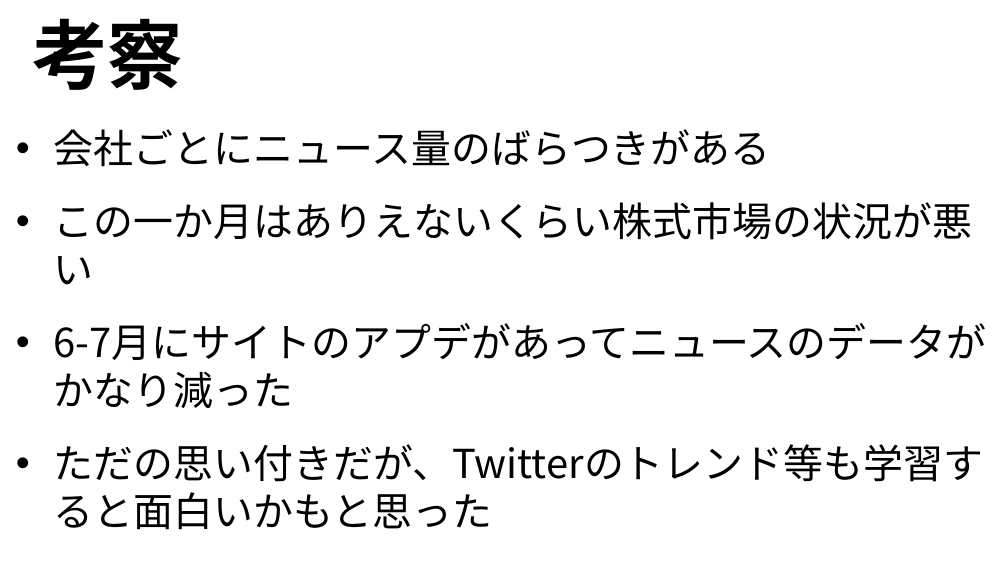
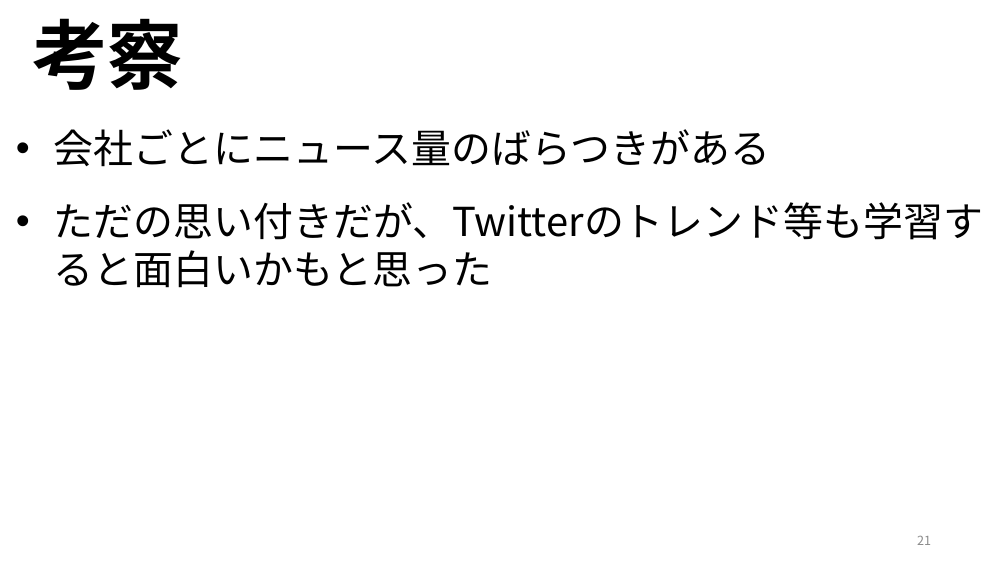
Before and after one commit to ryoww/PBL_stock, a slide deck: slide 21 of 最終報告.pptx (slide 20 before the commit). Drawn at 1008x567 pixels with LibreOffice and Linux fonts; fonts in the diff are those of the drawing. Boxes give left, top, right and bottom in pixels: in the first picture for what was removed or moved away, otherwise in the second. Text is boxed around its words. In the diff, an @@ line names an element or a change of style, - is before the commit and + after.

```diff
--- a/最終報告.pptx
+++ b/最終報告.pptx
@@ text at [54,202,987,360]: paragraphs removed @@
-• この一か月はありえないくらい株式市場の状況が悪い
-• 6-7月にサイトのアプデがあってニュースのデータがかなり減った
@@ page number added at [917,536,931,545], 12 pt, text #8C8C8C @@
+21
```
Also in this commit, not shown: 22 other slides changed, 4 slides added, 2 slides removed, 1 other file.
